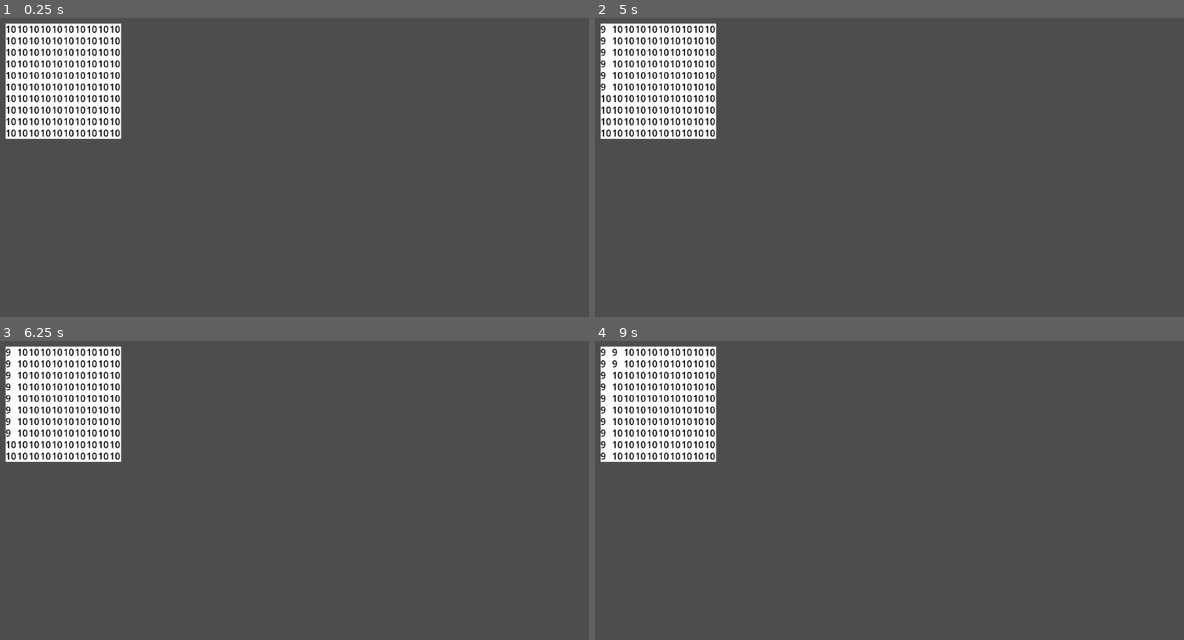
Above: before the commit, frames 1-4 (two rows, left to right).
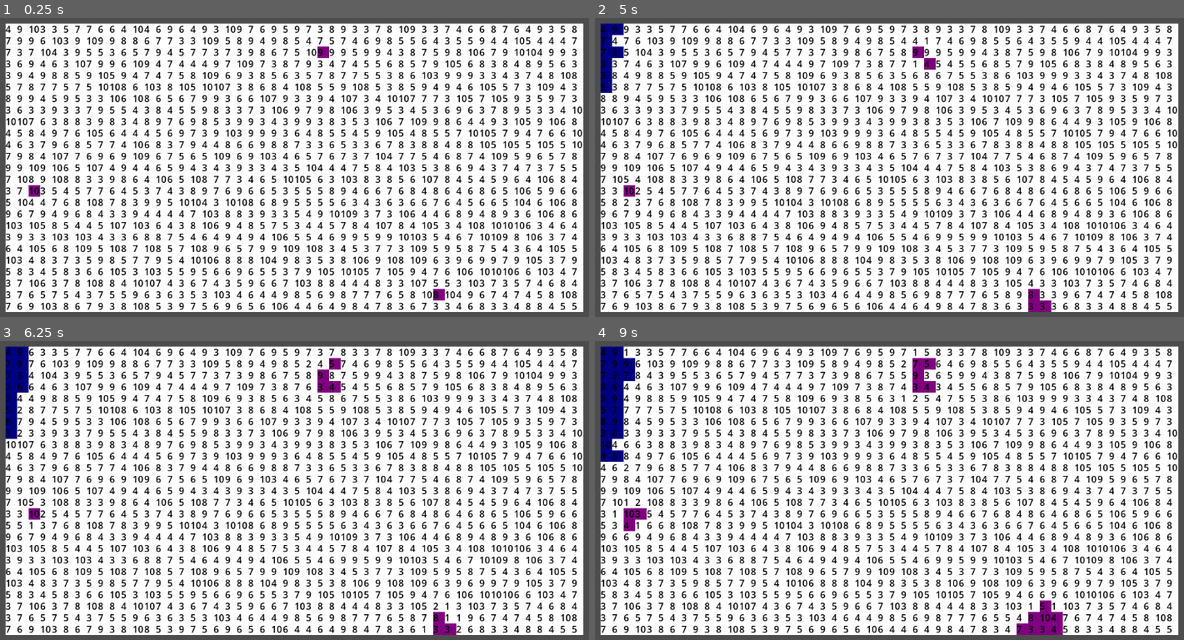
Above: after the commit, the same moments.

Repository: SomeGuy13/tile-kingdom
Game: Godot game, scene res://scenes/game.tscn
The game is run twice, just before and just after one commit, with the same random seed, the same clock (stepped at 60 frames per second) and the same inputs.
Inputs (mouse positions are in pixels of both pictures, inside the frame that each line leads up to):
- Up to frame 1 (0.25 s): no input
- Up to frame 2 (5 s): move the mouse to (606, 29) at 0.52 s; click (606, 29) at 0.67 s; tap Enter at 1.25, 3.5 s; move the mouse to (606, 41) at 1.27 s; click (606, 41) at 1.42 s; tap Space at 2, 4.25 s; move the mouse to (606, 53) at 2.02 s; click (606, 53) at 2.17 s; move the mouse to (606, 62) at 2.77 s; click (606, 62) at 2.92 s; move the mouse to (606, 74) at 3.52 s; click (606, 74) at 3.67 s; move the mouse to (606, 86) at 4.27 s; click (606, 86) at 4.42 s
- Up to frame 3 (6.25 s): move the mouse to (11, 421) at 5.02 s; click (11, 421) at 5.17 s; move the mouse to (11, 433) at 5.77 s; click (11, 433) at 5.92 s
- Up to frame 4 (9 s): move the mouse to (606, 445) at 6.52 s; click (606, 445) at 6.67 s; move the mouse to (606, 457) at 7.27 s; click (606, 457) at 7.42 s; move the mouse to (618, 352) at 8.02 s; click (618, 352) at 8.17 s; move the mouse to (618, 364) at 8.77 s; click (618, 364) at 8.92 s

The runs differ from the first frame. In frame 1, 86% of the frame differs, in the area x 0-100%, y 1-99%; in frame 2, 87%; in frame 3, 87%; in frame 4, 87%.

Commit message:
corruption tiles that spread

Diff:
--- a/scenes/world.tscn
+++ b/scenes/world.tscn
@@ -4,5 +4,5 @@
 
 [node name="world" type="Node2D"]
 script = ExtResource("1_nnsk1")
-size = Vector2(10, 10)
+size = Vector2(50, 25)
 grid_offset = Vector2(50, 50)
--- a/scripts/tile_area.gd
+++ b/scripts/tile_area.gd
@@ -9,5 +9,5 @@
 func _input_event(viewport, event, shape_idx):
 	if event is InputEventMouseButton:
 		# Decrease health when clicked, capture the tile if health is low
-		if event.is_pressed() and event.button_index == 1 and get_parent().captured == false:
-			main_manager.take_damage(1, "player")
+		if event.is_pressed() and event.button_index == 1:
+			main_manager.take_damage(10, "player")
--- a/scripts/tile_base.gd
+++ b/scripts/tile_base.gd
@@ -17,43 +17,54 @@
 var damage_timer = 0.0
 var damage_interval = 0.25
 var decay_timer = 0.0
-var decay_interval = 2
+var decay_interval = 0.25
 
 func _ready() -> void:
 	label.text = str(health)
 
 func _process(delta: float) -> void:
-	damage_timer += delta
-	if damage_timer >= damage_interval:
-		attack_neighbor()
-		damage_timer = 0.0
+	# 25-11-3: Make corruption spread across the map randomly using attack_neighbor()
+	if tile_owner == "corruption":
+		damage_timer += delta
+		if damage_timer >= damage_interval:
+			attack_neighbor()
+			damage_timer = 0.0
+
+	# 25-11-3: Make player territory spread to neutral tiles
+	if tile_owner == "player":
+		decay_timer += delta
+		if decay_timer >= decay_interval:
+			attack_neighbor()
+			decay_timer = 0.0
 
 func set_neighbors():
 	neighbor_tiles = get_parent().get_neighbors(tile_position.x, tile_position.y)
 
 # 25-10-29: Handles taking damage accordingly
 func take_damage(damage: int, attacker: String):
-	if health >= 0 and captured == false:
+	if health >= 0 and tile_owner != attacker: # and captured == false:
 		health -= damage
 		label.text = str(health)
 		# square.color = Color.from_hsv(0 + (health * 0.1), 1, 1)
 
-	if health <= max_health and captured == true:
-		health -= damage
-		label.text = str(health)
+	#if health <= max_health: # and captured == true:
+		#health -= damage
+		#label.text = str(health)
 		# square.color = Color.from_hsv(0 + (health * 0.1), 1, 1)
 
-	if health <= 0 and captured == false:
+	if health <= 0: # and captured == false:
 		capture(attacker)
-	elif health > 0 and captured == true:
-		health = 1
-		decapture("neutral")
+	#elif health > 0 and captured == true:
+		#health = 1
+		#decapture("neutral")
 
 # 25-10-29: Handles a tile being captured
 # 25-10-29: Tiles are captured by an attacker doing damage to them
 func capture(attacker: String):
 	captured = true
-	label.visible = false
+	# label.visible = false
+	health = max_health
+	label.text = str(health)
 
 	match attacker:
 		"player":
@@ -65,9 +76,6 @@
 			if tile_owner == "player":
 				get_parent().tiles_captured -=1
 			tile_owner = "corruption"
-		"red":
-			square.color = Color.FIREBRICK
-			tile_owner = "red"
 
 
 # 25-10-29: Handles a tile becoming uncaptured
@@ -96,10 +104,14 @@
 			total += 1
 	return total
 
-# 25-10-29: Attack a neighbor tile
+# 25-10-29: Attack a neighbor tile that is not an ally
 func attack_neighbor():
-	if captured == true:
-		neighbor_tiles[randi_range(0, neighbor_tiles.size() - 1)].take_damage(1, tile_owner)
+	var tile = neighbor_tiles[randi_range(0, neighbor_tiles.size() - 1)]
+	if tile.tile_owner != tile_owner and tile.tile_owner != "player" and tile_owner == "corruption":
+		tile.take_damage(1, tile_owner)
+
+	if tile_owner == "player":
+		tile.take_damage(1, tile_owner)
 
 	## 25-10-29: Deals with tiles that have not been captured
 	#damage_timer += delta
--- a/scripts/world.gd
+++ b/scripts/world.gd
@@ -25,7 +25,7 @@
 			tile.position = Vector2(x * tile_size.x + 10 + grid_offset.x,
 			y * tile_size.y + 10 + grid_offset.y)
 			tile.tile_position = Vector2(x, y)
-			var health = 10 # randi_range(3, 10)
+			var health = randi_range(3, 10)
 			tile.max_health = health
 			tile.health = health
 			add_child(tile)
@@ -37,6 +37,17 @@
 			tiles[x][y].set_neighbors()
 
 	tiles_to_capture = size.x * size.y
+
+	spawn_corrupted_tiles(3)
+
+func spawn_corrupted_tiles(amount: int):
+	for tile in amount:
+		# 25-11-3: Spawn a corrupted tile in the world
+		var random_tile_x = randi_range(0, tiles.size() - 1)
+		var random_tile_y = randi_range(0, tiles[random_tile_x].size() - 1)
+		tiles[random_tile_x][random_tile_y].capture("corruption")
+		# tiles[random_tile_x][random_tile_y].tile_owner = "corruption"
+		# tiles[random_tile_x][random_tile_y].square.color = Color.WEB_PURPLE
 
 # 25-10-29: Gets the neighbors to a specific cordinate in the world grid
 func get_neighbors(x: int, y: int) -> Array:
Not shown, added: todo.txt
